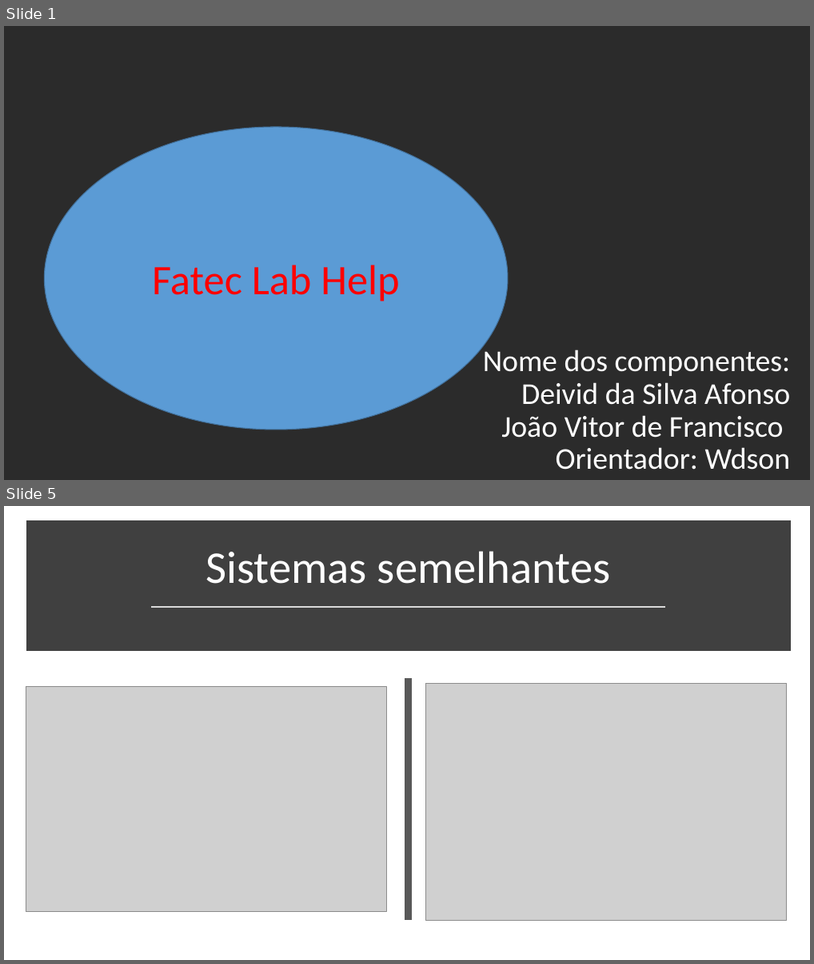
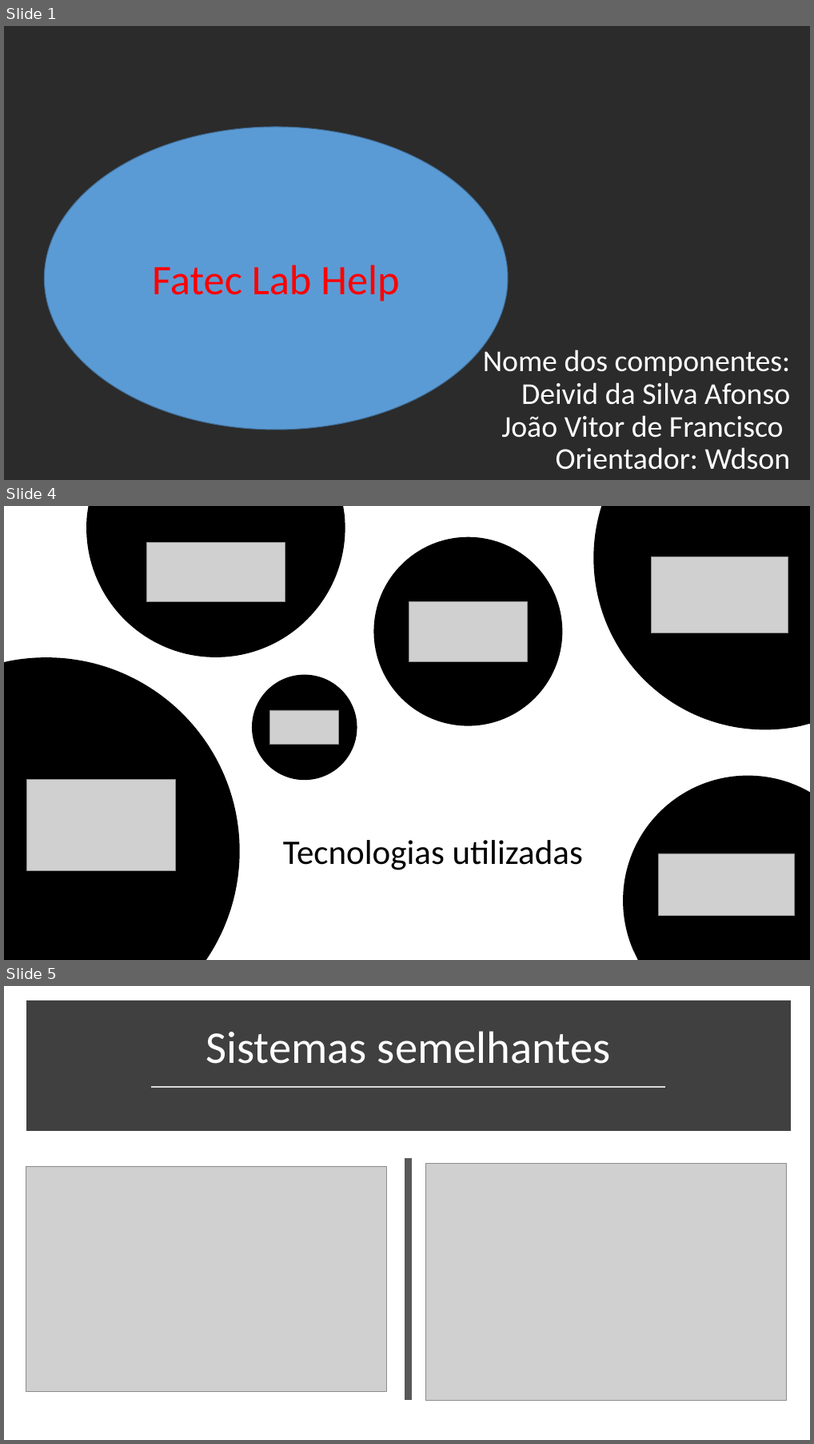
Before and after one commit to deivid-afonso/helpedesk7new, a slide deck: Documentacao/apresentacao tcc.pptx. Shown one above the other, each under a label of ours: slides 1 and 5 before the commit, slides 1, 4 and 5 after it; the slides between them are not shown. The pictures are 814x964 and 814x1444 pixels, drawn with LibreOffice and Linux fonts; fonts in the diff are those of the drawing; grey boxes stand for pictures; background and template pictures are left out; a plain dark background stands for a picture behind light text. Boxes give left, top, right and bottom in pixels: in the first picture for what was removed or moved away, otherwise in the second. Text is boxed around its words. In the diff, an @@ line names an element or a change of style, - is before the commit and + after.

```diff
--- a/Documentacao/apresentacao tcc.pptx
+++ b/Documentacao/apresentacao tcc.pptx
@@ slide 4 added at (4, 506, 810, 960), background #FFFFFF @@
@@ freeform shape added at (75, 506, 356, 668), fill #FFFFFF at 80% opacity @@
@@ freeform shape added at (86, 506, 345, 657), fill #000000 @@
@@ ellipse added at (363, 526, 574, 736), fill #FFFFFF at 80% opacity @@
@@ freeform shape added at (583, 506, 810, 740), fill #FFFFFF at 80% opacity @@
@@ freeform shape added at (594, 506, 810, 730), fill #000000 @@
@@ picture added at (146, 542, 286, 601) @@
@@ freeform shape added at (374, 537, 563, 725), fill #000000 @@
@@ picture added at (652, 557, 789, 633) @@
@@ picture added at (410, 601, 527, 661) @@
@@ freeform shape added at (4, 646, 251, 960), fill #FFFFFF at 80% opacity @@
@@ freeform shape added at (4, 657, 240, 960), fill #000000 @@
@@ ellipse added at (241, 664, 368, 791), fill #FFFFFF at 80% opacity @@
@@ freeform shape added at (252, 675, 358, 780), fill #000000 @@
@@ picture added at (270, 710, 338, 744) @@
@@ freeform shape added at (613, 764, 810, 960), fill #FFFFFF at 80% opacity @@
@@ picture added at (27, 780, 176, 871) @@
@@ freeform shape added at (623, 776, 810, 960), fill #000000 @@
@@ title added at (283, 840, 583, 870), 41 pt, text #000000 @@
+Tecnologias utilizadas
@@ picture added at (659, 853, 794, 916) @@
```
Also in this commit, not shown: 2 slides changed, 3 other slides added, 2 slides removed, 6 other files.
